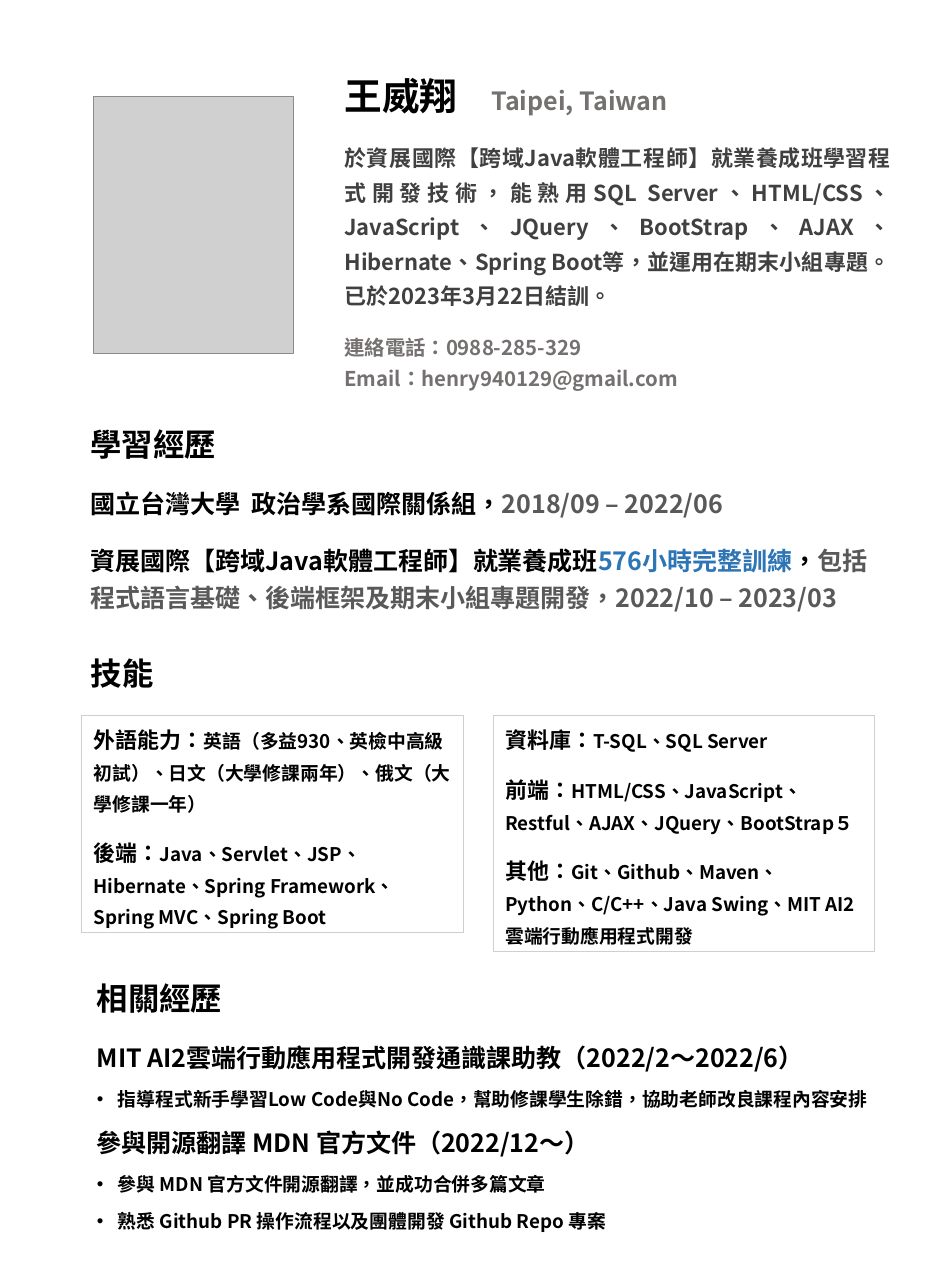
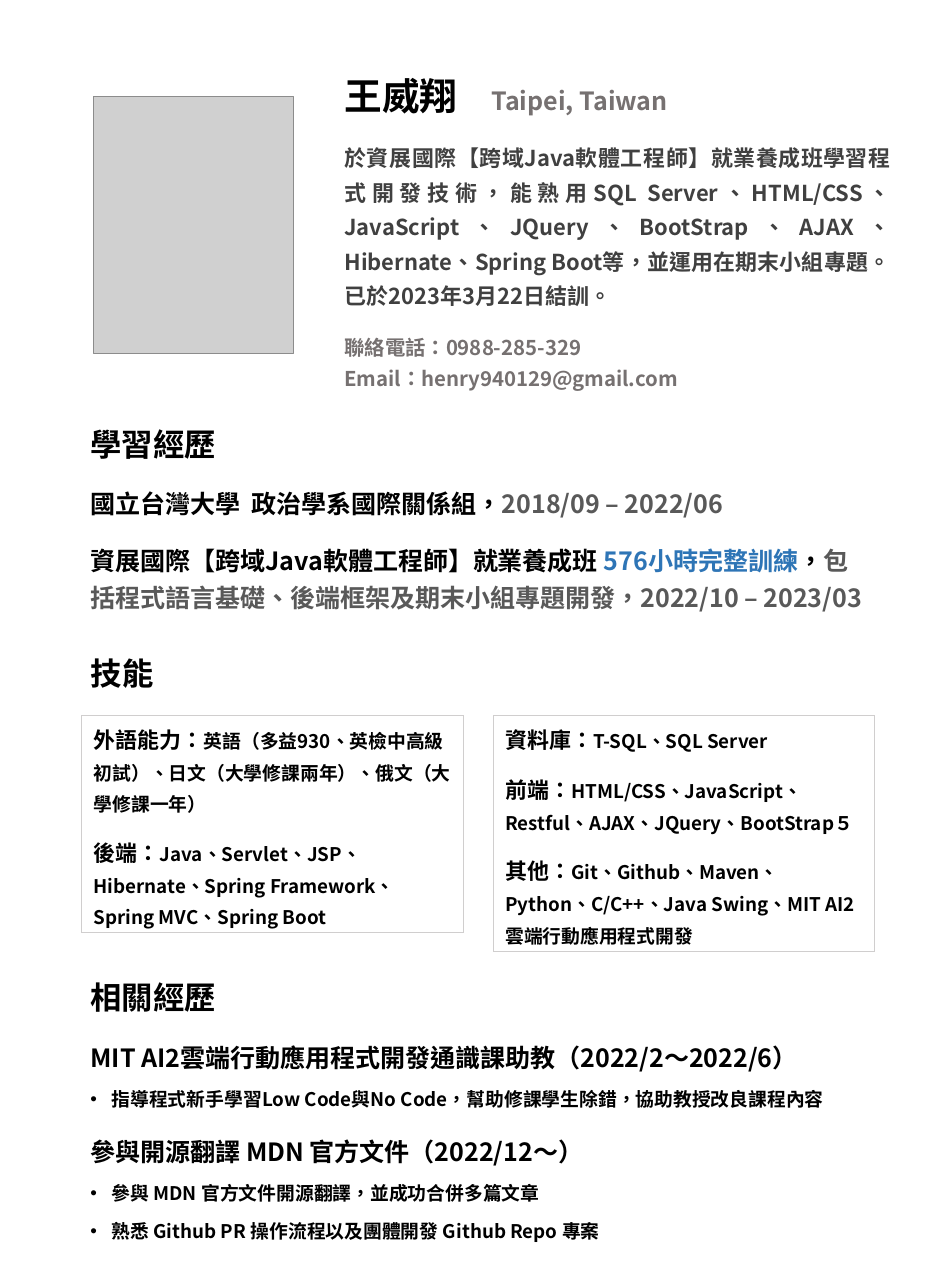
Before and after one commit to weixiang0815/ispanlearningmaterial, a slide deck: slide 1 of 面試資料/王威翔履歷.pptx. Drawn at 933x1288 pixels with LibreOffice and Linux fonts; fonts in the diff are those of the drawing; grey boxes stand for pictures. Boxes give left, top, right and bottom in pixels: in the first picture for what was removed or moved away, otherwise in the second. Text is boxed around its words. In the diff, an @@ line names an element or a change of style, - is before the commit and + after.

```diff
--- a/面試資料/王威翔履歷.pptx
+++ b/面試資料/王威翔履歷.pptx
@@ subtitle at (344,338,581,357): text changed @@
-連絡電話：0988-285-329
+聯絡電話：0988-285-329
@@ text at (90,548,862,612): spaces changed @@
-資展國際【跨域Java軟體工程師】就業養成班576小時完整訓練，包括程式語言基礎、後端框架及期末小組專題開發，2022/10 – 2023/03
+資展國際【跨域Java軟體工程師】就業養成班 576小時完整訓練，包括程式語言基礎、後端框架及期末小組專題開發，2022/10 – 2023/03
@@ text "相關經歷": place and size @@
-text "相關經歷" at (97,983,867,1234)
+text "相關經歷" at (90,982,824,1243)
@@ text at (112,1090,824,1108): text changed @@
-• 指導程式新手學習Low Code與No Code，幫助修課學生除錯，協助老師改良課程內容安排
+• 指導程式新手學習Low Code與No Code，幫助修課學生除錯，協助教授改良課程內容
@@ text at (90,1139,583,1166): more space between paragraphs @@
```
Also in this commit, not shown: 2 other slides changed, 1 slide added, 7 other files.
